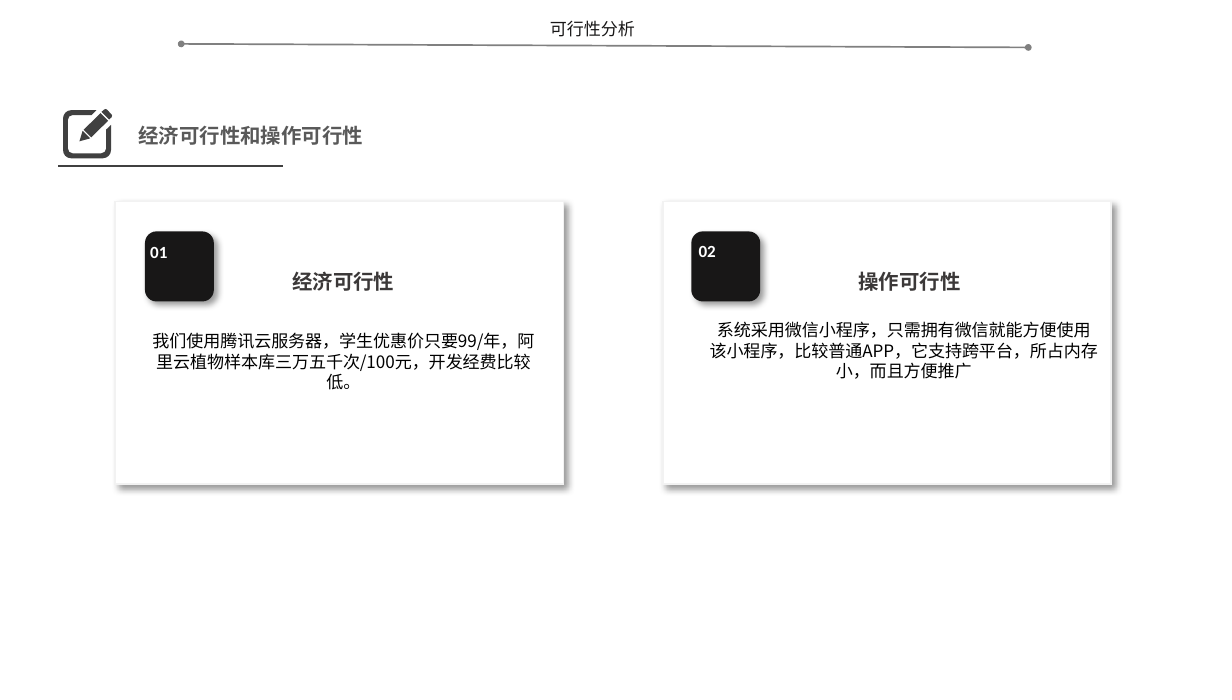
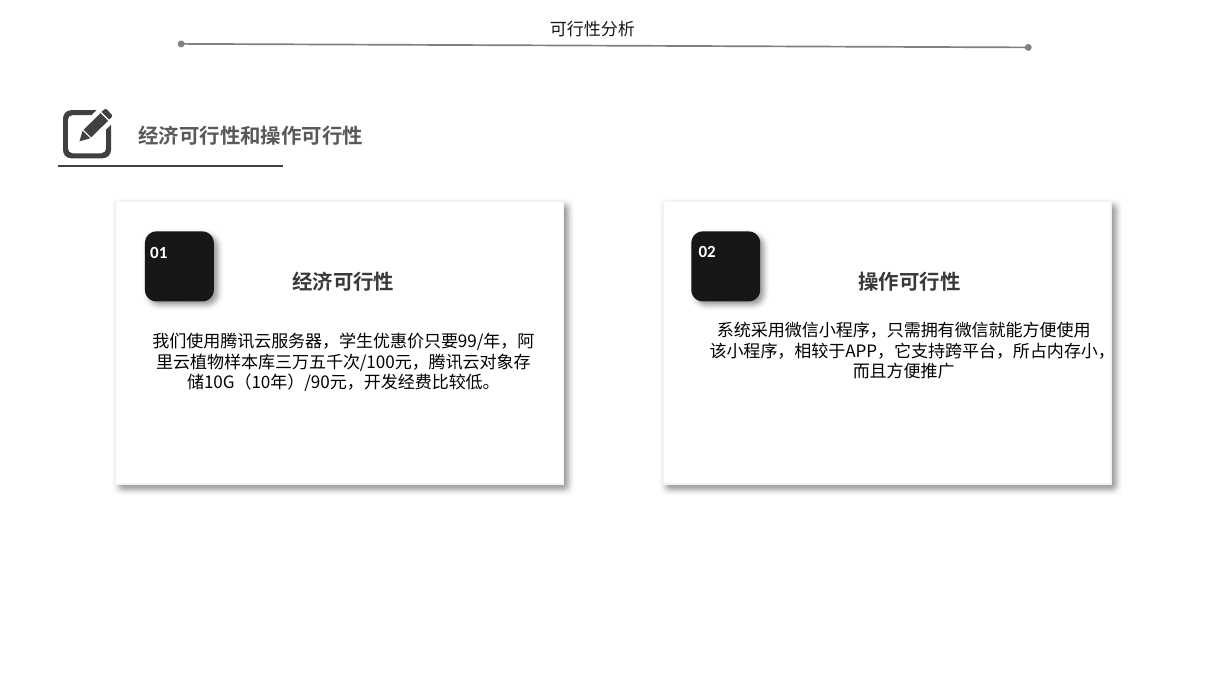
Before and after one commit to SixteenTime/SEProject-Flower, a slide deck: slide 5 of documents/work/project_plan/SE2020-G05-项目计划0.2.pptx. Drawn at 1232x700 pixels with LibreOffice and Linux fonts; fonts in the diff are those of the drawing. Boxes give left, top, right and bottom in pixels: in the first picture for what was removed or moved away, otherwise in the second. Text is boxed around its words. In the diff, an @@ line names an element or a change of style, - is before the commit and + after.

```diff
--- a/documents/work/project_plan/SE2020-G05-项目计划0.2.pptx
+++ b/documents/work/project_plan/SE2020-G05-项目计划0.2.pptx
@@ text at <box>710,321,1115,379</box>: text changed @@
-系统采用微信小程序，只需拥有微信就能方便使用该小程序，比较普通APP，它支持跨平台，所占内存小，而且方便推广
+系统采用微信小程序，只需拥有微信就能方便使用该小程序，相较于APP，它支持跨平台，所占内存小，而且方便推广
@@ text at <box>152,332,534,391</box>: text changed @@
-我们使用腾讯云服务器，学生优惠价只要99/年，阿里云植物样本库三万五千次/100元，开发经费比较低。
+我们使用腾讯云服务器，学生优惠价只要99/年，阿里云植物样本库三万五千次/100元，腾讯云对象存储10G（10年）/90元，开发经费比较低。
```
Also in this commit, not shown: 17 other slides changed, 6 slides added, 4 other files.
